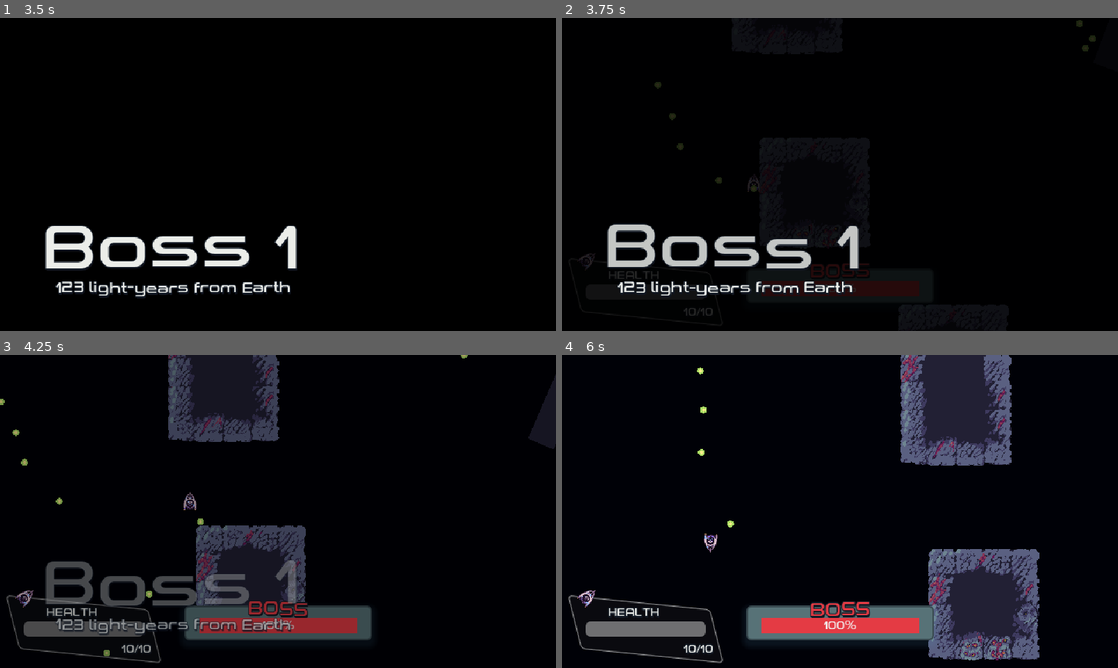
Above: before the commit, frames 1-4 (two rows, left to right).
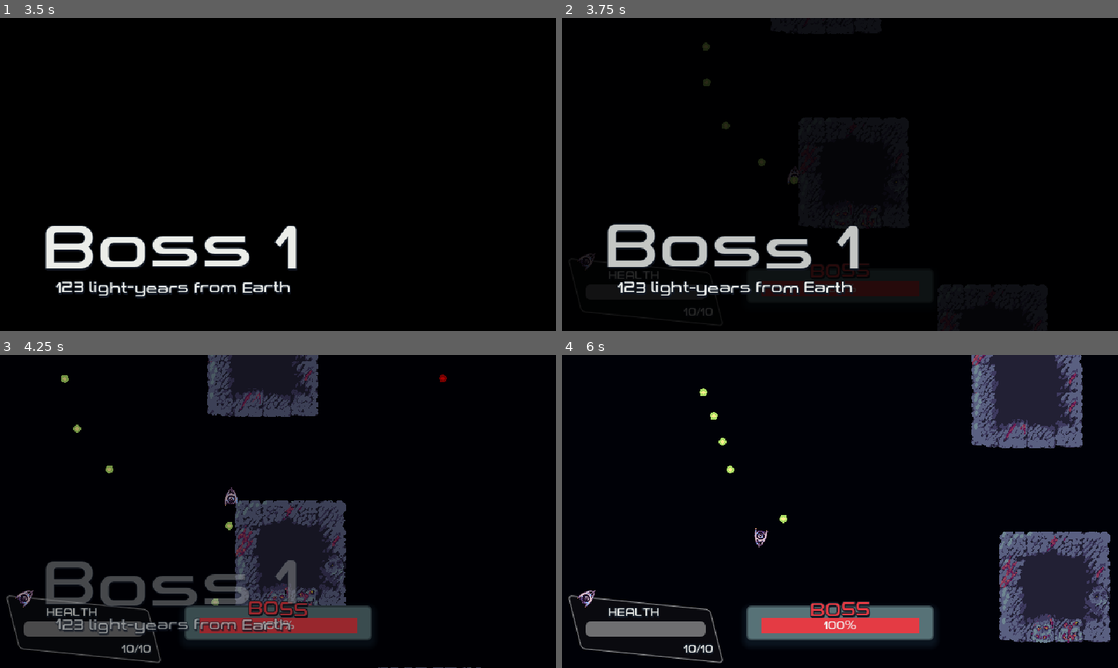
Above: after the commit, the same moments.

Repository: Yoshiip/boss-rush-jam-2024
Game: Godot game, scene res://levels/menu/menu.tscn
Same seed, same stepped clock (60 frames per second), same inputs: the game is played once before the commit and once after it.
Inputs (mouse positions are in pixels of both pictures, inside the frame that each line leads up to):
- Up to frame 1 (3.5 s): click "Play" at 0.5 s; tap Enter at 1.25 s; move the mouse to (400, 158) at 1.27 s; press the mouse at (400, 158) at 1.28 s; hold D (move_right) 1.28-2.03 s; tap M (Switch_Movement, bound only after the commit) at 1.55, 2.1, 3.05 s; move the mouse to (166, 190) at 2.02 s; release the mouse at (166, 190) at 2.03 s; hold S (move_down) 2.03-2.78 s; click (166, 190) at 2.3 s; move the mouse to (333, 105) at 2.77 s; hold D (move_right) from 2.78 s (still down); tap Space (Weapon Toggle) at 2.85 s
- Up to frame 2 (3.75 s): move the mouse to (812, 237) at 3.52 s; release D (move_right) at 3.53 s; hold W (move_up) from 3.53 s (still down); click (812, 237) at 3.6 s
- Up to frame 3 (4.25 s): keep holding W (move_up)
- Up to frame 4 (6 s): move the mouse to (1006, 558) at 4.27 s; release W (move_up) at 4.28 s; hold A (move_left) 4.28-5.78 s; tap M (Switch_Movement, bound only after the commit) at 4.35, 5.85 s; move the mouse to (673, 464) at 5.02 s; click (673, 464) at 5.1 s; move the mouse to (867, 511) at 5.77 s; hold S (move_down) from 5.78 s (still down)

Frame 1 is identical in both runs. In frame 2, 0.4% of the frame differs, in the area x 16-96%, y 0-73%; in frame 3, 14%; in frame 4, 22%, in the area x 24-99%, y 0-98%.

Commit message:
Movement Mode Update

Diff:
--- a/assets/bullets/bullet/bullet.tscn
+++ b/assets/bullets/bullet/bullet.tscn
@@ -4,14 +4,14 @@
 [ext_resource type="Texture2D" uid="uid://b1i12ej5dw0r6" path="res://assets/bullets/bullet/bullet.png" id="2_l17vi"]
 
 [sub_resource type="CircleShape2D" id="CircleShape2D_ks1eq"]
-radius = 8.0
+radius = 7.0
 
 [node name="Bullet" type="Area2D" groups=["Bullet"]]
 script = ExtResource("1_hfwx6")
 
 [node name="Sprite" type="Sprite2D" parent="."]
 process_physics_priority = 200
-scale = Vector2(1.295, 1.295)
+scale = Vector2(1.5, 1.5)
 texture = ExtResource("2_l17vi")
 
 [node name="CollisionShape" type="CollisionShape2D" parent="."]
--- a/assets/camera/BetterCamera.gd
+++ b/assets/camera/BetterCamera.gd
@@ -12,7 +12,7 @@
 	offset = Vector2(randf_range(-1.0, 1.0), randf_range(-1.0, 1.0)).normalized() * trauma
 	trauma *= 0.92
 	if is_instance_valid(spaceship) && is_instance_valid(core):
-		global_position = lerp(spaceship.global_position, core.global_position, 0.15)
+		global_position = lerp(spaceship.global_position, core.global_position, 0.08)
 
 func add_trauma(amount: float) -> void:
 	trauma += amount
--- a/assets/spaceship/spaceship.gd
+++ b/assets/spaceship/spaceship.gd
@@ -6,12 +6,13 @@
 
 const BULLET = preload("res://assets/bullets/bullet/bullet.tscn")
 
-const ACCELERATION_SPEED = 350.0
+const ACCELERATION_SPEED = 400.0
 const FRICTION_COEFF = 1.5
 
 var acceleration_force := Vector2.ZERO
 var friction_force := Vector2.ZERO
 var net_force := Vector2.ZERO
+var target_direction
 
 
 @export var max_health := 10
@@ -21,22 +22,38 @@
 const FIRE_SPEED = 0.2
 @onready var fire_timer := FIRE_SPEED
 var weapon_toggle =false
+var switch_movemode = true
 
 func _ready() -> void:
 	$Sprite.material = $Sprite.material.duplicate()
 
 func _handle_input(delta: float) -> void:
 	var axis = Vector2(
-		Input.get_axis("move_left", "move_right"),
-		Input.get_axis("move_up", "move_down")
-	)
+	Input.get_axis("move_left", "move_right"),
+	Input.get_axis("move_up", "move_down")
+)
+	#handle movement
 	if axis.length() > 0:
-		velocity = velocity.lerp(axis.normalized() * ACCELERATION_SPEED, 20.0 * delta)
-		look_at(position+velocity)
+		#smoothly change direction, instead of immediatly snapping to new direction
+		if switch_movemode:
+			var target_velocity = axis.normalized() * ACCELERATION_SPEED
+
+			velocity = lerp(velocity, target_velocity, 20.0 * delta)
+
+			var target_direction = position + velocity
+			rotation =  lerp_angle(rotation, (target_direction - position).angle(), 8.0 * delta)
+		else:
+			var goal_direction = axis.angle()
+			rotation =  lerp_angle(rotation, goal_direction, 15.0 * delta)
+			velocity = lerp(velocity, Vector2(cos(rotation), sin(rotation)) * ACCELERATION_SPEED, 5.0 * delta)
+
 	else:
 		velocity = velocity.lerp(Vector2.ZERO, 2.0 * delta)
+
 	if Input.is_action_just_pressed("Weapon Toggle"):
 		weapon_toggle= !weapon_toggle
+	if Input.is_action_just_pressed("Switch_Movement"):
+		switch_movemode= !switch_movemode
 
 func _handle_weapon(delta: float) -> void:
 	fire_timer -= delta
@@ -52,6 +69,7 @@
 
 		add_sibling(bullet)
 		fire_timer = FIRE_SPEED
+		#faster bullet is launched if you haven't been holding down fire,to encourage tactical play
 		if Input.is_action_just_pressed("fire"):
 			bullet.speed =15
 			bullet.scale = Vector2(1.4,1.4)
--- a/assets/spaceship/spaceship.tscn
+++ b/assets/spaceship/spaceship.tscn
@@ -8,10 +8,11 @@
 shader = ExtResource("2_k6v8s")
 shader_parameter/whitening = 0.0
 
-[sub_resource type="RectangleShape2D" id="RectangleShape2D_tye7f"]
-size = Vector2(24, 24)
+[sub_resource type="CircleShape2D" id="CircleShape2D_22uoe"]
+radius = 12.8571
 
 [node name="Spaceship" type="CharacterBody2D" groups=["Spaceship"]]
+position = Vector2(-1, 0)
 motion_mode = 1
 script = ExtResource("1_lprlc")
 
@@ -21,4 +22,6 @@
 texture = ExtResource("2_dnahp")
 
 [node name="CollisionShape" type="CollisionShape2D" parent="."]
-shape = SubResource("RectangleShape2D_tye7f")
+scale = Vector2(0.7, 0.7)
+shape = SubResource("CircleShape2D_22uoe")
+one_way_collision_margin = 0.0
--- a/project.godot
+++ b/project.godot
@@ -100,6 +100,11 @@
 "events": [Object(InputEventKey,"resource_local_to_scene":false,"resource_name":"","device":-1,"window_id":0,"alt_press …(191 unchanged characters)…
 ]
 }
+Switch_Movement={
+"deadzone": 0.5,
+"events": [Object(InputEventKey,"resource_local_to_scene":false,"resource_name":"","device":-1,"window_id":0,"alt_pressed":false,"shift_pressed":false,"ctrl_pressed":false,"meta_pressed":false,"pressed":false,"keycode":0,"physical_keycode":77,"key_label":0,"unicode":109,"location":0,"echo":false,"script":null)
+]
+}
 
 [physics]
 
